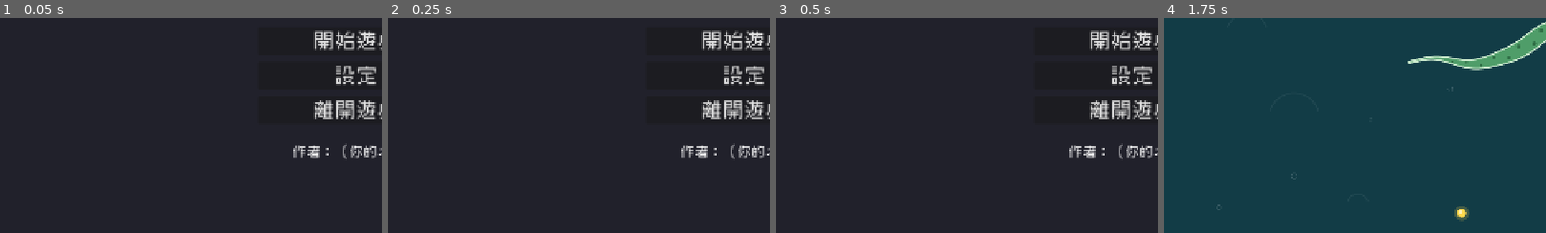
Above: before the commit, frames 1-4 (left to right).
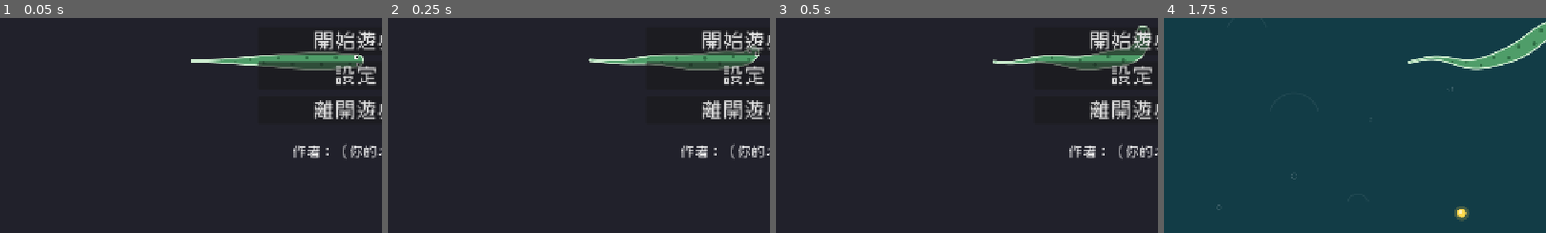
Above: after the commit, the same moments.

Repository: NTUT-NGDC/Procedural-Creature-Template
Game: Godot game, scene res://game/title_screen/title_screen.tscn
Two runs of this game, one before a commit and one after it. Both use one fixed random seed, a clock stepped at 60 frames per second and the inputs below.
Inputs (mouse positions are % of the whole screen's width and height, from its top left):
- Up to frame 1 (0.05 s): no input
- Up to frame 2 (0.25 s): no input
- Up to frame 3 (0.5 s): no input
- Up to frame 4 (1.75 s): click "開始遊戲" at 0.5 s; tap Enter (ui_accept) at 1.25 s; move the mouse to (72, 45) at 1.27 s; hold D from 1.28 s (still down); hold Enter (ui_accept) from 1.28 s (still down); click (72, 45) at 1.42 s
The pictures show only the part of the screen within x 3-53%, y 40-90%; the shares and areas given below are measured in that part.

The runs differ from the first frame. In frame 1, 2.6% of the frame differs, in the area x 50-96%, y 15-25%; in frame 2, 2.6%, in the area x 52-98%, y 12-25%; in frame 3, 2.4%; in frame 4, nothing differs.

Commit message:
T3 第二段：標題背景生物、進階挑戰、測試
- 標題畫面：讀池塘的玩家生物，用「漫遊」在按鈕後面游（不實例化池塘）
- 進階挑戰 grow_challenge：接 grew 訊號，每長 5 節換身體顏色
- 測試：pond_test（勝負條件、和平模式、沒有身體、再來一場、規則屬性、設定有問題）
- title_screen_test：背景生物、標題 → 池塘 → 結算 → 回標題跑兩輪

Co-Authored-By: Claude Opus 5.5 <noreply@anthropic.com>

Diff:
--- /dev/null
+++ b/_system/tests/pond_test.tscn
@@ -0,0 +1,6 @@
+[gd_scene format=3]
+
+[ext_resource type="Script" path="res://_system/tests/scripts/pond_test.gd" id="1_script"]
+
+[node name="PondTest" type="Node"]
+script = ExtResource("1_script")
--- a/_system/tests/scripts/creature_parts_test.gd
+++ b/_system/tests/scripts/creature_parts_test.gd
@@ -11,6 +11,7 @@
 ## 9. reset_pose()：瞬間移動後腳和觸手都在新位置；只有觸手、沒有身體的生物也能動
 ## 10. 掛件：三種動法、十種形狀都不會出錯；「兩邊」會鏡像底下的子節點；彈簧會晃過頭再停下
 ## 11. 眼睛：1～6 顆、四種「看哪裡」都不會出錯；Gradient 只有一個顏色時正常
+## 12. 進階挑戰 grow_challenge：grew 訊號有連接，每長 5 節換一次身體顏色
 ##
 ## 在命令列執行：
 ##   godot --headless --path . res://_system/tests/creature_parts_test.tscn
@@ -40,6 +41,7 @@
 	await _test_tentacle_only()
 	await _test_ornament()
 	await _test_eyes_and_gradient()
+	await _test_grow_challenge()
 
 	if _failures == 0:
 		print("[生物零件測試] 全部 PASS")
@@ -523,3 +525,20 @@
 	_expect(true, "漸層清空（null）也不會出錯")
 	food.queue_free()
 	await _free(creature)
+
+
+func _test_grow_challenge() -> void:
+	print("--- 進階挑戰 grow_challenge ---")
+	var creature: Creature = (load("res://example/grow_challenge/grow_challenge.tscn") as PackedScene).instantiate()
+	creature.position = Vector2(640, 360)
+	add_child(creature)
+	await get_tree().process_frame
+	var effect: Node = creature.get_node("GrowEffect")
+	_expect(creature.grew.is_connected(Callable(effect, "_on_creature_grew")), "grew 訊號已經連接到 GrowEffect")
+	var body: ChainBody = creature.get_body()
+	var original: Color = body._body_color(0.0)
+	creature.grow(4)
+	_expect(body._body_color(0.0) == original, "長到第 4 級：顏色不變")
+	creature.grow(1)
+	_expect(body._body_color(0.0) != original, "長到第 5 級：換顏色")
+	await _free(creature)
--- /dev/null
+++ b/_system/tests/scripts/pond_test.gd
@@ -0,0 +1,272 @@
+extends Node
+## 池塘小遊戲的自動測試：
+## 1. 三種勝利條件都能贏：長到目標長度、撐過時間、吃滿幾個
+## 2. 會輸：被咬到長度剩 2、時間限制到了
+## 3. 天敵 0 隻（和平模式）＋撐過時間：時間到正常結束
+## 4. 玩家生物沒有身體（只有觸手）也能玩：會長大、會贏
+## 5. 再來一場：長度、吃了幾個、時間、天敵、食物都重設，遊戲恢復進行
+## 6. 規則屬性：被咬少一半、天敵會變多、食物會逃跑、天敵偵測距離、玩家控制方式
+## 7. 設定有問題（沒有玩家生物、根節點不是 Creature）：顯示提示、不會當掉
+##
+## 在命令列執行：
+##   godot --headless --path . res://_system/tests/pond_test.tscn
+
+const POND_SCENE: PackedScene = preload("res://example/pond/pond.tscn")
+const CREATURE_SCRIPT: GDScript = preload("res://game/creature_parts/scripts/creature.gd")
+const TENTACLE_SCRIPT: GDScript = preload("res://game/creature_parts/scripts/tentacle.gd")
+
+var _failures: int = 0
+
+
+func _ready() -> void:
+	await _test_win_by_length()
+	await _test_win_by_survive_peaceful()
+	await _test_win_by_eating()
+	await _test_lose_by_bites()
+	await _test_lose_by_time_limit()
+	await _test_no_body_player()
+	await _test_restart()
+	await _test_rules()
+	await _test_bad_settings()
+
+	get_tree().paused = false
+	if _failures == 0:
+		print("[池塘測試] 全部 PASS")
+		get_tree().quit(0)
+	else:
+		print("[池塘測試] FAIL：%d 項失敗" % _failures)
+		get_tree().quit(1)
+
+
+func _test_win_by_length() -> void:
+	print("--- 勝利條件：長到目標長度 ---")
+	var pond: Pond = await _spawn({"target_value": 13, "predator_count": 0})
+	var results: Array[bool] = _watch(pond)
+	var player: Creature = _player(pond)
+	_expect(player.get_length() == 10, "一開始長度 10（跟身體幾節無關）")
+	_expect(_status(pond).begins_with("長度 10 / 13"), "HUD 顯示「長度 10 / 13」")
+	for i: int in 3:
+		player.eat(_any_food(pond))
+	await get_tree().process_frame
+	_expect(results == [true], "吃 3 個長到 13：贏了")
+	_expect(get_tree().paused and _result_visible(pond), "結算時遊戲暫停、顯示結算畫面")
+	_expect(not pond.get_node("%PauseMenu").visible, "結算時藏起暫停選單")
+	await _free(pond)
+
+
+func _test_win_by_survive_peaceful() -> void:
+	print("--- 勝利條件：撐過時間（和平模式） ---")
+	var pond: Pond = await _spawn({"win_condition": Pond.WinCondition.SURVIVE, "target_value": 1, "predator_count": 0})
+	var results: Array[bool] = _watch(pond)
+	_expect(pond.get_node("%Creatures").get_child_count() == 1, "天敵 0 隻：池塘裡只有玩家")
+	_expect("還要撐" in _status(pond), "HUD 顯示「還要撐幾秒」")
+	await get_tree().create_timer(1.3).timeout
+	_expect(results == [true], "撐過 1 秒：贏了")
+	await _free(pond)
+
+
+func _test_win_by_eating() -> void:
+	print("--- 勝利條件：吃滿幾個 ---")
+	var pond: Pond = await _spawn({"win_condition": Pond.WinCondition.EAT, "target_value": 2, "predator_count": 0})
+	var results: Array[bool] = _watch(pond)
+	var player: Creature = _player(pond)
+	player.eat(_any_food(pond))
+	await get_tree().process_frame
+	_expect(results.is_empty() and _status(pond).begins_with("吃了 1 / 2"), "吃 1 個：還沒贏，HUD「吃了 1 / 2」")
+	player.eat(_any_food(pond))
+	await get_tree().process_frame
+	_expect(results == [true], "吃 2 個：贏了")
+	await _free(pond)
+
+
+func _test_lose_by_bites() -> void:
+	print("--- 輸：被咬到剩 2 ---")
+	var pond: Pond = await _spawn({"predator_count": 1, "bite_damage": 3})
+	var results: Array[bool] = _watch(pond)
+	var player: Creature = _player(pond)
+	var predator: Creature = pond.get("_predators")[0]
+	for bite: int in 3:
+		pond.set("_invincible_until", 0.0)
+		pond.get("_retreating").clear()
+		predator.global_position = player.global_position
+		for i: int in 4:
+			await get_tree().physics_frame
+	_expect(player.get_length() == 2, "被咬 3 次、每次少 3：10 → 2（實際 %d）" % player.get_length())
+	_expect(results == [false], "長度剩 2：輸了")
+	await _free(pond)
+
+
+func _test_lose_by_time_limit() -> void:
+	print("--- 輸：時間限制到了 ---")
+	var pond: Pond = await _spawn({"time_limit": 1, "predator_count": 0})
+	var results: Array[bool] = _watch(pond)
+	_expect("剩 1 秒" in _status(pond), "HUD 顯示剩幾秒")
+	await get_tree().create_timer(1.3).timeout
+	_expect(results == [false], "時間到還沒長到目標：輸了")
+	_expect("時間到" in (pond.get_node("%ResultTitle") as Label).text, "結算標題是「時間到了！」")
+	await _free(pond)
+
+
+func _test_no_body_player() -> void:
+	print("--- 玩家沒有身體（只有觸手） ---")
+	var creature: Creature = CREATURE_SCRIPT.new()
+	creature.name = "TentacleOnly"
+	var tentacle: Node = TENTACLE_SCRIPT.new()
+	tentacle.name = "Tentacle"
+	creature.add_child(tentacle)
+	tentacle.owner = creature
+	var scene := PackedScene.new()
+	scene.pack(creature)
+	creature.free()
+
+	var pond: Pond = await _spawn({"player_creature": scene, "target_value": 12, "predator_count": 0})
+	var results: Array[bool] = _watch(pond)
+	var player: Creature = _player(pond)
+	_expect(player != null and player.get_body() == null, "玩家沒有 ChainBody")
+	var start: Vector2 = player.global_position
+	player.control_mode = Creature.Mode.WANDER
+	for i: int in 20:
+		await get_tree().process_frame
+	_expect(player.global_position != start, "會移動")
+	player.eat(_any_food(pond))
+	player.eat(_any_food(pond))
+	await get_tree().process_frame
+	_expect(results == [true], "吃 2 個長到 12：贏了")
+	await _free(pond)
+
+
+func _test_restart() -> void:
+	print("--- 再來一場 ---")
+	var pond: Pond = await _spawn({"target_value": 11, "predator_count": 2})
+	var results: Array[bool] = _watch(pond)
+	var old_player: Creature = _player(pond)
+	old_player.eat(_any_food(pond))
+	await get_tree().process_frame
+	_expect(results == [true], "第一場贏了")
+	(pond.get_node("%RestartButton") as Button).pressed.emit()
+	await get_tree().process_frame
+	await get_tree().process_frame
+	var player: Creature = _player(pond)
+	_expect(player != old_player and not is_instance_valid(old_player), "換了一隻新的玩家，舊的清掉了")
+	_expect(player.get_length() == 10 and pond.get("_eaten") == 0 and pond.get("_elapsed") < 0.5, "長度、吃了幾個、時間都重設")
+	_expect(pond.get("_predators").size() == 2 and pond.get_node("%Creatures").get_child_count() == 3, "天敵重新放 2 隻，沒有留下舊的")
+	_expect(pond.get_node("%Foods").get_child_count() == 6, "食物重新放 6 個")
+	_expect(not get_tree().paused and not _result_visible(pond) and pond.get_node("%PauseMenu").visible, "解除暫停、藏起結算、暫停選單回來")
+	player.eat(_any_food(pond))
+	await get_tree().process_frame
+	_expect(results == [true, true], "第二場也能正常結束")
+	await _free(pond)
+
+
+func _test_rules() -> void:
+	print("--- 規則屬性 ---")
+	# 被咬少一半
+	var pond: Pond = await _spawn({"bite_halves": true, "predator_count": 1})
+	var player: Creature = _player(pond)
+	player.grow(4)
+	var predator: Creature = pond.get("_predators")[0]
+	predator.global_position = player.global_position
+	for i: int in 4:
+		await get_tree().physics_frame
+	_expect(player.get_length() == 7, "被咬少一半：14 → 7（實際 %d）" % player.get_length())
+	_expect(predator.control_mode == Creature.Mode.FLEE, "咬完天敵退開")
+	await get_tree().create_timer(Pond.RETREAT_TIME + 0.2).timeout
+	_expect(predator.control_mode == Creature.Mode.CHASE, "1 秒後天敵回去追玩家")
+	await _free(pond)
+
+	# 天敵會變多
+	pond = await _spawn({"predator_count": 1, "predator_every": 2, "target_value": 99})
+	_player(pond).grow(5)
+	await get_tree().process_frame
+	_expect(pond.get("_predators").size() == 3, "每長 2 節多一隻：長 5 節後 1 + 2 = 3 隻（實際 %d）" % pond.get("_predators").size())
+	await _free(pond)
+
+	# 天敵速度、偵測距離、群組
+	pond = await _spawn({"predator_count": 1, "predator_speed_scale": 2.0, "predator_detect_range": 77.0})
+	predator = pond.get("_predators")[0]
+	_expect(is_equal_approx(predator.speed, 360.0) and is_equal_approx(predator.detect_range, 77.0), "天敵速度 ×2、偵測距離 77")
+	_expect(predator.control_mode == Creature.Mode.CHASE and predator.is_in_group("predator"), "天敵改成追玩家、在 predator 群組")
+	await _free(pond)
+
+	# 玩家控制方式
+	pond = await _spawn({"player_control": Pond.PlayerControl.WASD, "predator_count": 0})
+	_expect(_player(pond).control_mode == Creature.Mode.WASD and _player(pond).is_in_group("player"), "玩家控制方式 WASD")
+	await _free(pond)
+
+	# 食物會逃跑
+	pond = await _spawn({"food_flees": true, "food_count": 1, "predator_count": 0})
+	player = _player(pond)
+	player.set_process(false)
+	var food: Node2D = _any_food(pond)
+	food.global_position = player.global_position + Vector2(100, 0)
+	await get_tree().create_timer(0.3).timeout
+	_expect(food.global_position.distance_to(player.global_position) > 120.0, "食物會逃跑：玩家靠近時躲開")
+	await _free(pond)
+
+
+func _test_bad_settings() -> void:
+	print("--- 設定有問題 ---")
+	var pond: Pond = await _spawn({"player_creature": null})
+	var message: Label = pond.get_node("%MessageLabel")
+	_expect(message.visible and "還沒有設定玩家生物" in message.text, "沒有玩家生物：顯示提示")
+	await _free(pond)
+
+	var not_creature := PackedScene.new()
+	var plain := Node2D.new()
+	not_creature.pack(plain)
+	plain.free()
+	pond = await _spawn({"player_creature": not_creature, "predator_creature": not_creature})
+	message = pond.get_node("%MessageLabel")
+	_expect(message.visible and "不是 Creature" in message.text, "玩家生物的根節點不是 Creature：顯示提示")
+	await get_tree().create_timer(0.2).timeout
+	_expect(true, "不會當掉")
+	await _free(pond)
+
+
+# ---------------------------------------------------------------- 工具
+
+
+## 建立池塘，props 是要改的規則屬性（在加進場景樹之前設定，跟在檢查器改一樣）
+func _spawn(props: Dictionary) -> Pond:
+	get_tree().paused = false
+	var pond: Pond = POND_SCENE.instantiate()
+	for key: String in props:
+		pond.set(key, props[key])
+	add_child(pond)
+	await get_tree().process_frame
+	return pond
+
+
+## 記錄 game_over 的結果（true 贏、false 輸）
+func _watch(pond: Pond) -> Array[bool]:
+	var results: Array[bool] = []
+	pond.game_over.connect(func(won: bool) -> void: results.append(won))
+	return results
+
+
+func _player(pond: Pond) -> Creature:
+	return pond.get("_player")
+
+
+func _any_food(pond: Pond) -> Node:
+	return pond.get_node("%Foods").get_child(0)
+
+
+func _status(pond: Pond) -> String:
+	return (pond.get_node("%StatusLabel") as Label).text
+
+
+func _result_visible(pond: Pond) -> bool:
+	return (pond.get_node("%Result") as CanvasLayer).visible
+
+
+func _free(pond: Pond) -> void:
+	pond.queue_free()
+	get_tree().paused = false
+	await get_tree().process_frame
+
+
+func _expect(ok: bool, description: String) -> void:
+	print("  %s %s" % ["PASS" if ok else "FAIL", description])
+	if not ok:
+		_failures += 1
--- a/_system/tests/scripts/title_screen_test.gd
+++ b/_system/tests/scripts/title_screen_test.gd
@@ -4,8 +4,9 @@
 ## 2. 設定面板可以打開、關閉；電腦版看得到「離開遊戲」；標題音樂會自動播放、播完重播
 ## 3. 音量：調整後會存檔，重新讀取後音量和滑桿位置都對；拉到 0 是靜音
 ## 4. 暫停選單：打開時遊戲暫停、選單照常運作；繼續後解除暫停；按 Esc 也能打開；回到標題時已解除暫停
+## 5. 背景：池塘的玩家生物用「漫遊」在按鈕後面游；池塘場景有問題時不顯示、不會當掉
+## 6. 完整流程跑兩輪：標題 → 開始 → 池塘 → 贏 → 再來一場 → 輸 → 回標題
 ##
-## （「標題 → 池塘 → 結算 → 回標題」的完整流程等 T3 做好池塘再加）
 ##
 ## 測試會暫時改掉 user://sound_settings.cfg，結束時還原。
 ##
@@ -15,6 +16,7 @@
 const TITLE_SCENE: PackedScene = preload("res://game/title_screen/title_screen.tscn")
 const PAUSE_MENU_SCENE: PackedScene = preload("res://game/pause_menu/pause_menu.tscn")
 const TITLE_PATH: String = "res://game/title_screen/title_screen.tscn"
+const POND_PATH: String = "res://example/pond/pond.tscn"
 const TIMEOUT_SECONDS: float = 10.0
 
 var _failures: int = 0
@@ -28,6 +30,8 @@
 	await _test_title_music()
 	await _test_sound_settings()
 	await _test_pause_menu()
+	await _test_background_creature()
+	await _test_full_flow()
 
 	if _failures == 0:
 		print("[標題畫面測試] 全部 PASS")
@@ -206,3 +210,64 @@
 
 	func _process(_delta: float) -> void:
 		frames += 1
+
+
+func _test_background_creature() -> void:
+	print("--- 背景的生物 ---")
+	get_tree().paused = false
+	var title: Control = TITLE_SCENE.instantiate()
+	add_child(title)
+	await get_tree().process_frame
+	var creature: Creature = title.get_node_or_null("BackgroundCreature") as Creature
+	_expect(creature != null, "背景有一隻生物（池塘的玩家生物）")
+	_expect(creature != null and creature.get_meta("source_example", "") == "snake", "是範例池塘設定的蛇")
+	_expect(creature != null and creature.control_mode == Creature.Mode.WANDER and not creature.is_in_group("player"), "用「漫遊」游，不算玩家")
+	_expect(creature != null and creature.get_index() < (title.get_node("Margin") as Control).get_index(), "在按鈕的下面")
+	var start: Vector2 = creature.global_position if creature != null else Vector2.ZERO
+	for i: int in 30:
+		await get_tree().process_frame
+	_expect(creature != null and creature.global_position != start, "會游來游去")
+	title.queue_free()
+	await get_tree().process_frame
+
+	for path: String in ["", "res://my_creature/不存在的場景.tscn", "res://lesson/card_draw/data/card_deck.tres"]:
+		title = TITLE_SCENE.instantiate()
+		title.set("pond_scene", path)
+		add_child(title)
+		await get_tree().process_frame
+		_expect(title.get_node_or_null("BackgroundCreature") == null, "池塘場景是「%s」：不顯示背景生物、不會當掉" % path)
+		title.queue_free()
+		await get_tree().process_frame
+
+
+## 用真正的換場景流程跑：把標題畫面設成目前的場景，這個測試節點留在旁邊不會被換掉
+func _test_full_flow() -> void:
+	print("--- 標題 → 池塘 → 結算 → 回標題，跑兩輪 ---")
+	get_tree().paused = false
+	var title: Control = TITLE_SCENE.instantiate()
+	get_tree().root.add_child.call_deferred(title)
+	await get_tree().process_frame
+	get_tree().current_scene = title
+
+	for round_number: int in [1, 2]:
+		(get_tree().current_scene.get_node("%StartButton") as Button).pressed.emit()
+		_expect(await _wait_until(func() -> bool: return _current_scene_path() == POND_PATH), "第 %d 輪：按開始換到池塘" % round_number)
+		var pond: Pond = get_tree().current_scene as Pond
+		await get_tree().process_frame
+		var won: Array[bool] = []
+		pond.game_over.connect(func(result: bool) -> void: won.append(result))
+		# 贏一場：一直吃到長度 20
+		for i: int in 10:
+			var player: Creature = pond.get("_player")
+			player.eat(pond.get_node("%Foods").get_child(0))
+		await get_tree().process_frame
+		_expect(won == [true], "第 %d 輪：長到 20 贏了" % round_number)
+		# 再來一場，這次被咬到輸
+		(pond.get_node("%RestartButton") as Button).pressed.emit()
+		await get_tree().process_frame
+		(pond.get("_player") as Creature).shrink(8)
+		await get_tree().process_frame
+		_expect(won == [true, false], "第 %d 輪：再來一場，長度剩 2 輸了" % round_number)
+		(pond.get_node("%TitleButton") as Button).pressed.emit()
+		_expect(await _wait_until(func() -> bool: return _current_scene_path() == TITLE_PATH), "第 %d 輪：按回標題回到標題畫面" % round_number)
+		_expect(not get_tree().paused, "第 %d 輪：回到標題時已解除暫停" % round_number)
--- /dev/null
+++ b/example/grow_challenge/grow_challenge.gd
@@ -0,0 +1,43 @@
+extends Node
+## 進階挑戰：接生物的 grew 訊號，讓生物長大的時候做點效果。
+##
+## 運作方式：
+## 1. 這個節點（GrowEffect）放在生物底下，生物是它的父節點
+## 2. 點最上層的生物節點 → 右邊切到「節點」分頁 → 「訊號」→ 雙擊 grew(level) → 選 GrowEffect → 連接
+##    （這個範例已經連好了：grew 旁邊有綠色的連接圖示）
+## 3. 生物每吃到一個東西、長大一次，就會呼叫 _on_creature_grew()，level 是長大後的等級
+##
+## 範例效果：每長 5 節，身體換一個顏色。
+##
+## 挑戰：試著做自己的效果！例如：
+##   ・長大時眼睛變大一點（改 Eyes 的 size）
+##   ・長到 10 節換花紋（改 ChainBody 的 pattern）
+##   ・每長 5 節，翅膀拍得更快（改 Ornament 的 flap_speed）
+##
+## 測試：直接執行這個場景（F6），按空白鍵就會長大一次。放進池塘裡就是吃到食物才長大。
+
+## 輪流換的顏色
+const COLORS: Array[Color] = [Color("#4f9d69"), Color("#e67e22"), Color("#9b59b6"), Color("#3498db"), Color("#e74c3c")]
+
+## 這個節點的父節點就是生物
+@onready var _creature: Creature = get_parent() as Creature
+
+
+## 生物長大時會呼叫這裡（在編輯器的「節點」分頁連接的）
+func _on_creature_grew(level: int) -> void:
+	# 每長 5 節才換一次顏色
+	if level % 5 != 0:
+		return
+	var body: ChainBody = _creature.get_body()
+	if body == null:
+		return
+	var gradient := Gradient.new()
+	gradient.offsets = PackedFloat32Array([0.0])
+	gradient.colors = PackedColorArray([COLORS[floori(level / 5.0) % COLORS.size()]])
+	body.body_gradient = gradient
+
+
+## 測試用：直接執行這個場景時，按空白鍵長大一次（在池塘裡不會作用）
+func _unhandled_input(event: InputEvent) -> void:
+	if get_tree().current_scene == _creature and event.is_action_pressed("ui_accept"):
+		_creature.grow(1)
--- /dev/null
+++ b/example/grow_challenge/grow_challenge.tscn
@@ -0,0 +1,34 @@
+[gd_scene format=3]
+
+[ext_resource type="Script" path="res://game/creature_parts/scripts/creature.gd" id="1_kttvh"]
+[ext_resource type="Script" path="res://game/creature_parts/scripts/chain_body.gd" id="2_m5g1i"]
+[ext_resource type="Script" path="res://game/creature_parts/scripts/eyes.gd" id="3_rwva1"]
+[ext_resource type="Script" path="res://example/grow_challenge/grow_challenge.gd" id="4_nk25i"]
+
+[sub_resource type="Curve" id="Curve_yxylo"]
+_data = [Vector2(0, 0.75), 0.0, 0.0, 0, 0, Vector2(0.2, 1), 0.0, 0.0, 0, 0, Vector2(1, 0.1), 0.0, 0.0, 0, 0]
+point_count = 3
+
+[sub_resource type="Gradient" id="Gradient_xm5xs"]
+offsets = PackedFloat32Array(0)
+colors = PackedColorArray(0.30980393, 0.6156863, 0.4117647, 1)
+
+[node name="GrowChallenge" type="Node2D" unique_id=2047434550]
+script = ExtResource("1_kttvh")
+
+[node name="Body" type="Node2D" parent="." unique_id=1580278048]
+script = ExtResource("2_m5g1i")
+segment_count = 12
+spacing = 12.0
+thickness = 14.0
+width_curve = SubResource("Curve_yxylo")
+swim_amplitude = 6.0
+body_gradient = SubResource("Gradient_xm5xs")
+
+[node name="Eyes" type="Node2D" parent="Body" unique_id=1190748556]
+script = ExtResource("3_rwva1")
+
+[node name="GrowEffect" type="Node" parent="." unique_id=537021376]
+script = ExtResource("4_nk25i")
+
+[connection signal="grew" from="." to="GrowEffect" method="_on_creature_grew"]
--- a/game/title_screen/scripts/title_screen.gd
+++ b/game/title_screen/scripts/title_screen.gd
@@ -8,6 +8,9 @@
 ##   ・設定面板：SettingsPanel 底下的節點（標題、「音樂」「音效」、返回按鈕）
 ##   ・字的大小、顏色、字型：各節點的 Theme Overrides
 ##   ・背景圖：把圖片拖進 BackgroundImage 的 Texture
+##
+## 背景會有一隻生物在游：就是池塘場景裡設定的「玩家生物」，用「漫遊」的方式游。
+## 換成自己的池塘，背景就會變成自己的生物（標題畫面就是作品的展示）。
 ##
 ## 點最上層的 TitleScreen 節點，在檢查器設定：
 ##   ・Pond Scene：把自己的池塘場景（.tscn）從檔案系統拖進來
@@ -38,6 +41,37 @@
 	_back_button.pressed.connect(_settings_panel.hide)
 	_quit_button.pressed.connect(get_tree().quit)
 	_play_title_music()
+	_show_background_creature()
+
+
+## 讓池塘的「玩家生物」在背景用「漫遊」游來游去。讀不到就不顯示
+func _show_background_creature() -> void:
+	if _check_pond_scene() != "":
+		return
+	var creature_scene: PackedScene = _find_property(load(pond_scene) as PackedScene, &"player_creature") as PackedScene
+	if creature_scene == null:
+		return
+	var creature: Node = creature_scene.instantiate()
+	if not creature is Creature:
+		creature.queue_free()
+		return
+	(creature as Creature).control_mode = Creature.Mode.WANDER
+	(creature as Creature).position = get_viewport_rect().get_center()
+	creature.name = "BackgroundCreature"
+	add_child(creature)
+	move_child(creature, $BackgroundImage.get_index() + 1)  # 在背景圖上面、按鈕下面
+
+
+## 不實例化整個場景，直接從場景檔讀最上層節點的某個屬性。
+## 場景是複製別的場景改的（繼承）時，自己沒改過的屬性要到原本的場景找
+static func _find_property(scene: PackedScene, property: StringName) -> Variant:
+	if scene == null:
+		return null
+	var state: SceneState = scene.get_state()
+	for i: int in state.get_node_property_count(0):
+		if state.get_node_property_name(0, i) == property:
+			return state.get_node_property_value(0, i)
+	return _find_property(state.get_node_instance(0), property)
 
 
 ## 有設定標題音樂就播放：建立一個播放器，接到 Music 匯流排（設定裡的「音樂」滑桿管得到）
Not shown, added: _system/tests/scripts/pond_test.gd.uid
Not shown, added: example/grow_challenge/grow_challenge.gd.uid
